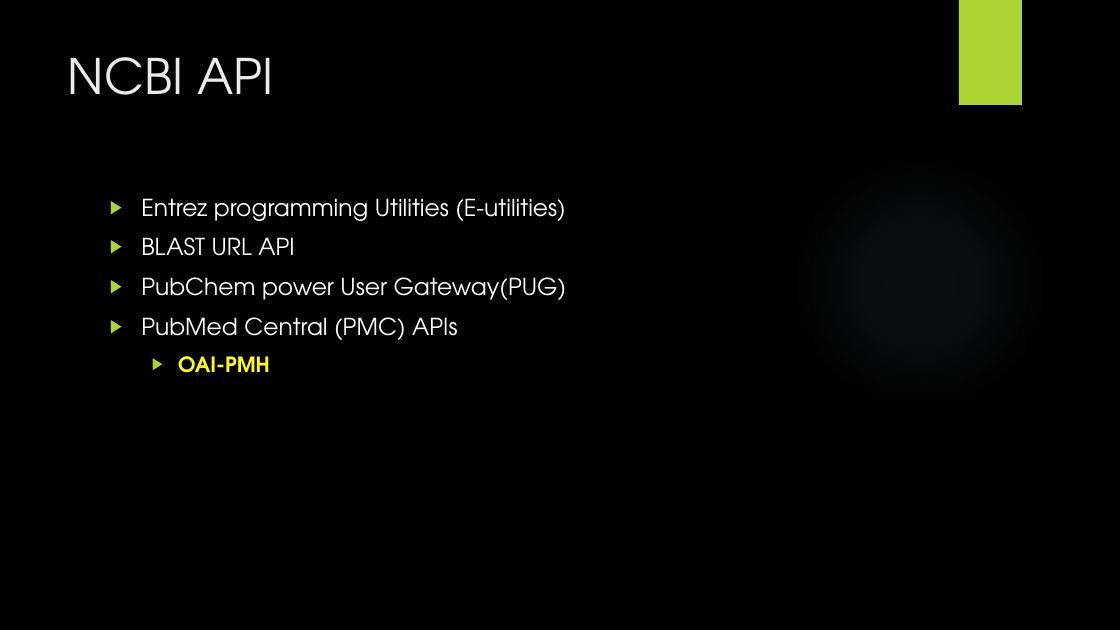
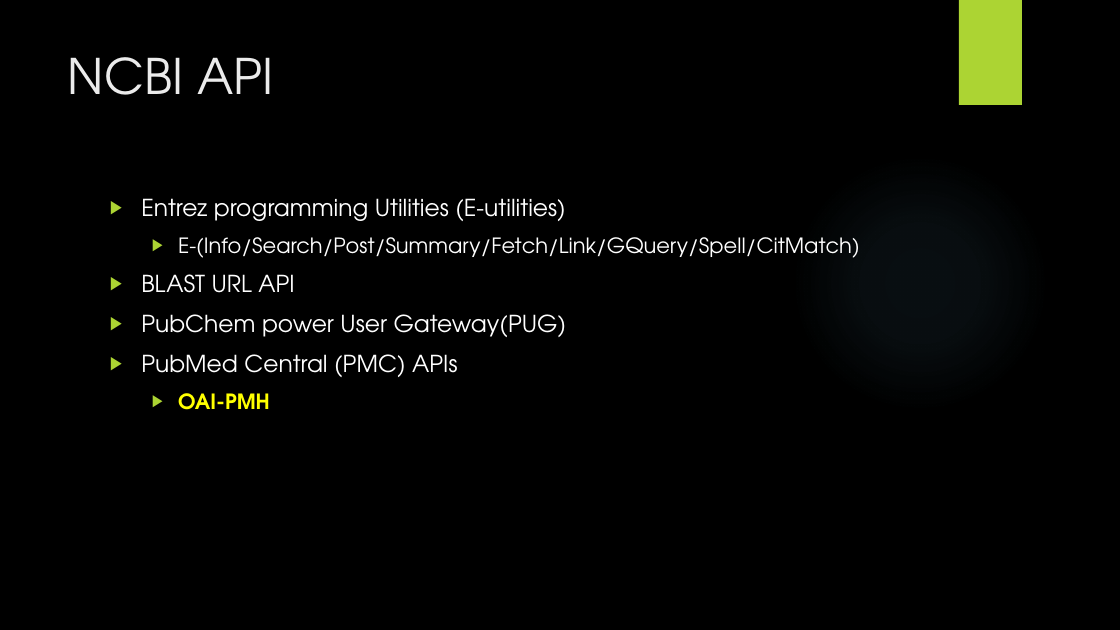
Before and after one commit to ravishbhupesh/labe, a slide deck: slide 5 of presentation/Solution_Labettor.pptx (slide 4 before the commit). Drawn at 1120x630 pixels with LibreOffice and Linux fonts; fonts in the diff are those of the drawing; background and template pictures are left out. Boxes give left, top, right and bottom in pixels: in the first picture for what was removed or moved away, otherwise in the second. Text is boxed around its words. In the diff, an @@ line names an element or a change of style, - is before the commit and + after.

Commit message:
presentation updated

```diff
--- a/presentation/Solution_Labettor.pptx
+++ b/presentation/Solution_Labettor.pptx
@@ text at [178, 237, 860, 258]: paragraph added @@
+  ▶ E-(Info/Search/Post/Summary/Fetch/Link/GQuery/Spell/CitMatch)
```
Also in this commit, not shown: 1 other slide changed, 1 slide added.
